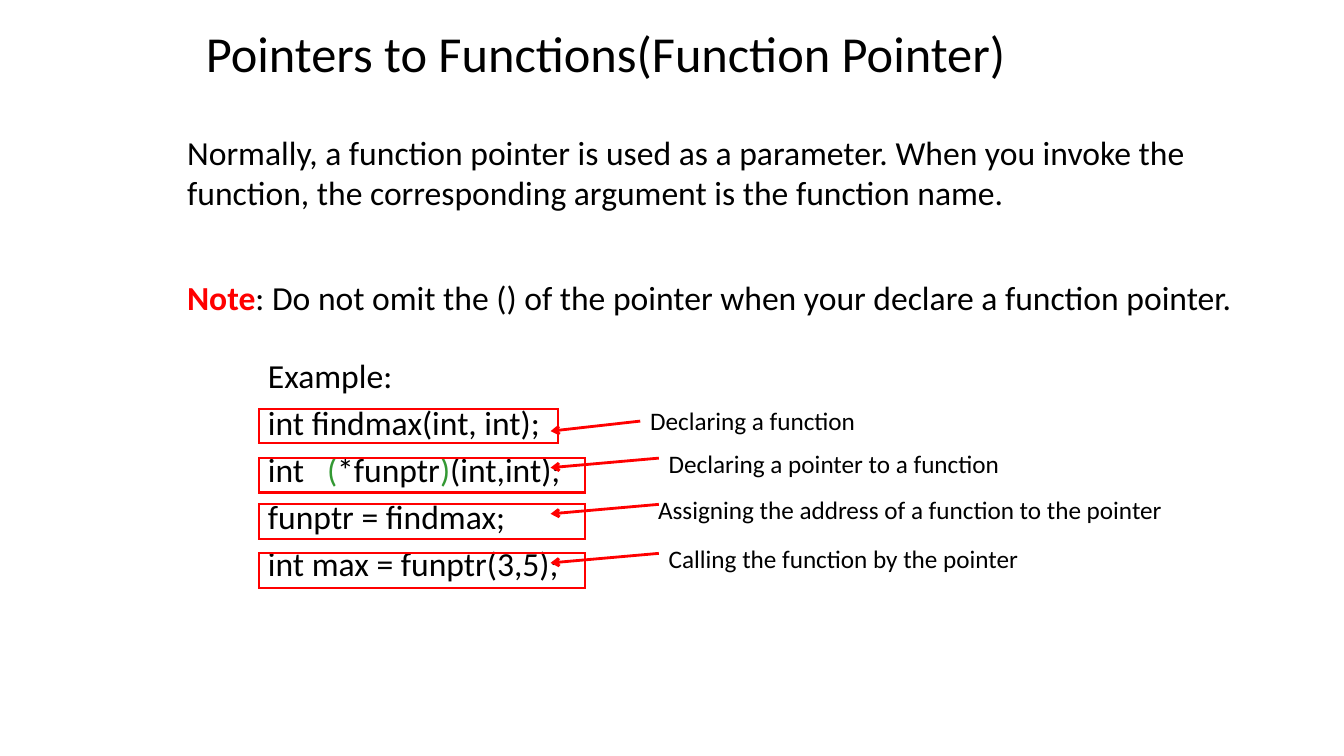
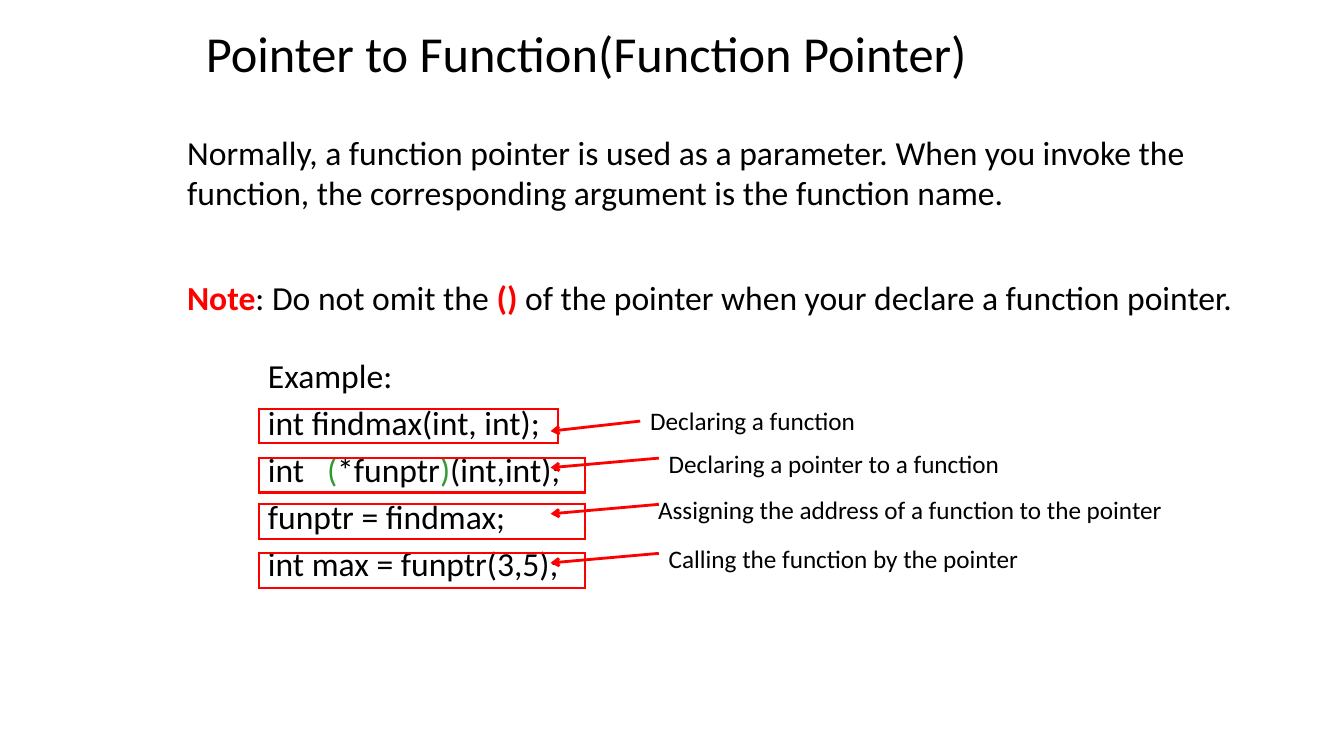
Before and after one commit to ShiqiYu/CPP, a slide deck: slide 12 of week07/Lab07.pptx (slide 14 before the commit). Drawn at 1344x756 pixels with LibreOffice and Linux fonts; fonts in the diff are those of the drawing; background and template pictures are left out. Boxes give left, top, right and bottom in pixels: in the first picture for what was removed or moved away, otherwise in the second. Text is boxed around its words. In the diff, an @@ line names an element or a change of style, - is before the commit and + after.

```diff
--- a/week07/Lab07.pptx
+++ b/week07/Lab07.pptx
@@ title at box(206, 35, 966, 79): text changed @@
-Pointers to Functions(Function Pointer)
+Pointer to Function(Function Pointer)
@@ text "Note: Do not omit the ..." at box(187, 286, 1232, 316): text colour #000000 to #FF0000, bold on in "()" @@
```
Also in this commit, not shown: 5 other slides changed, 4 slides added, 2 slides removed, 1 other file.
